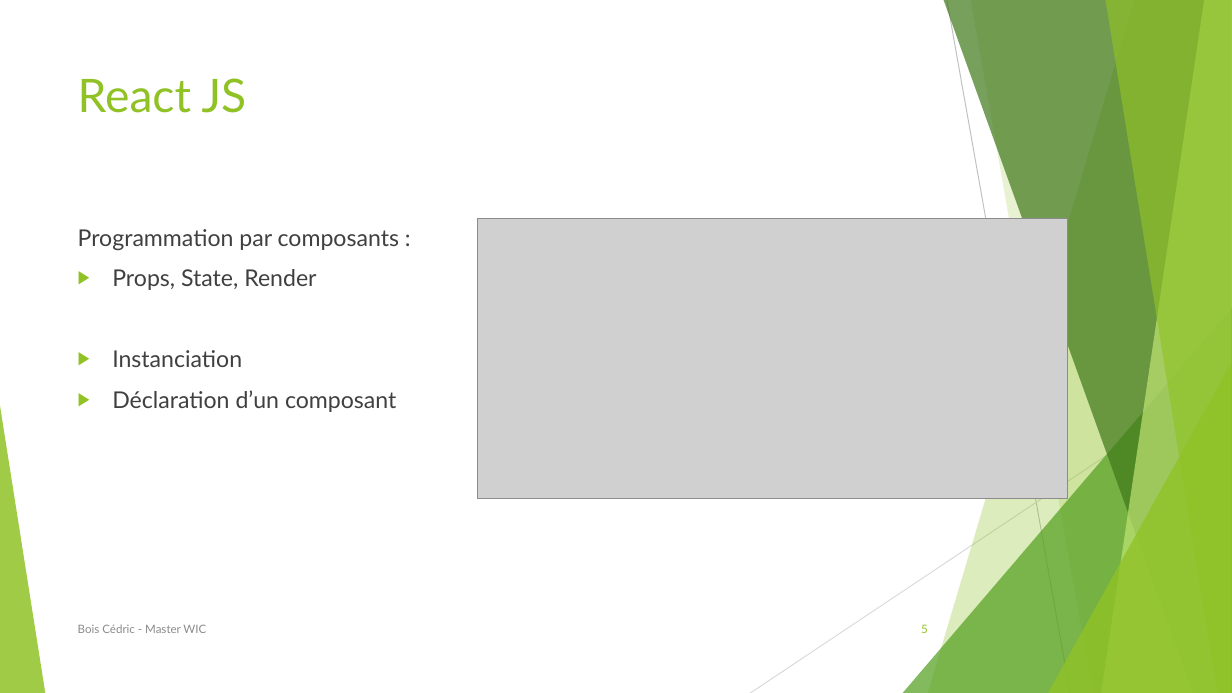
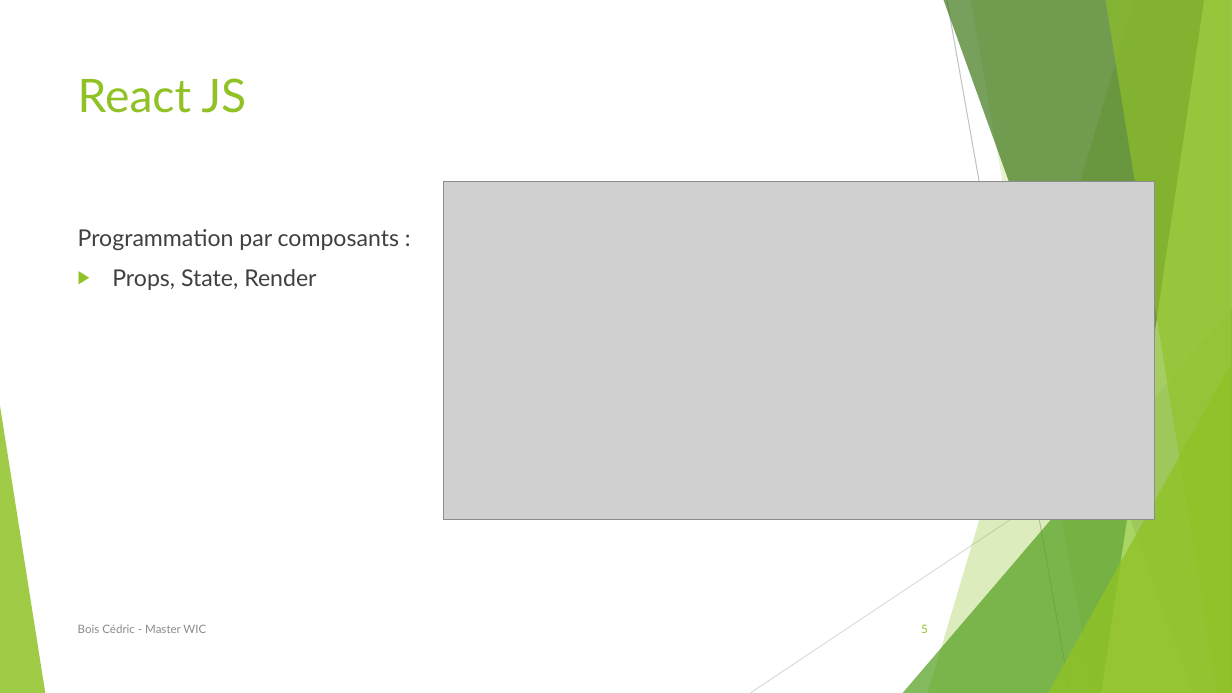
Before and after one commit to BCedric/journalStage, a slide deck: slide 5 of soutenance.pptx. Drawn at 1232x693 pixels with LibreOffice and Linux fonts; fonts in the diff are those of the drawing; grey boxes stand for pictures. Boxes give left, top, right and bottom in pixels: in the first picture for what was removed or moved away, otherwise in the second. Text is boxed around its words. In the diff, an @@ line names an element or a change of style, - is before the commit and + after.

```diff
--- a/soutenance.pptx
+++ b/soutenance.pptx
@@ picture: place and size @@
-picture at bbox=[478, 218, 1067, 499]
+picture at bbox=[444, 181, 1155, 519]
@@ text at bbox=[112, 350, 396, 412]: paragraphs removed @@
-▶ Instanciation
-▶ Déclaration d’un composant
```
Also in this commit, not shown: 20 other slides changed, 1 slide added, 1 slide removed.
